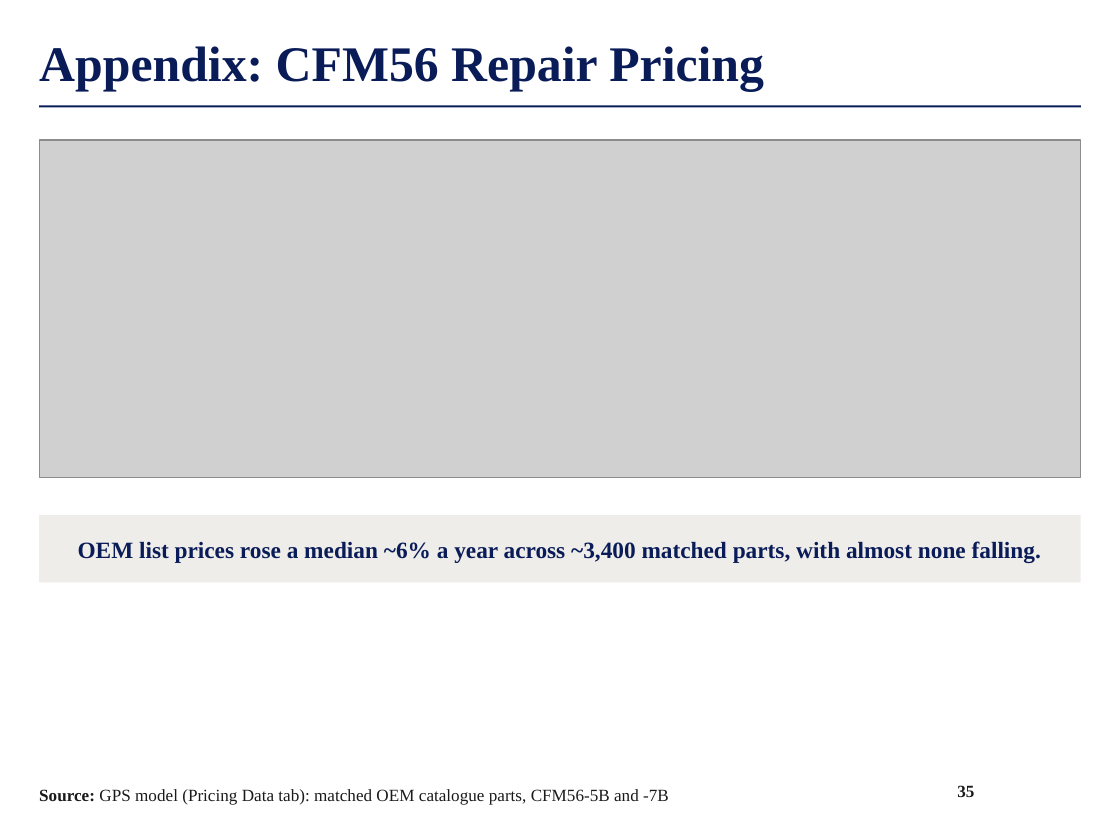
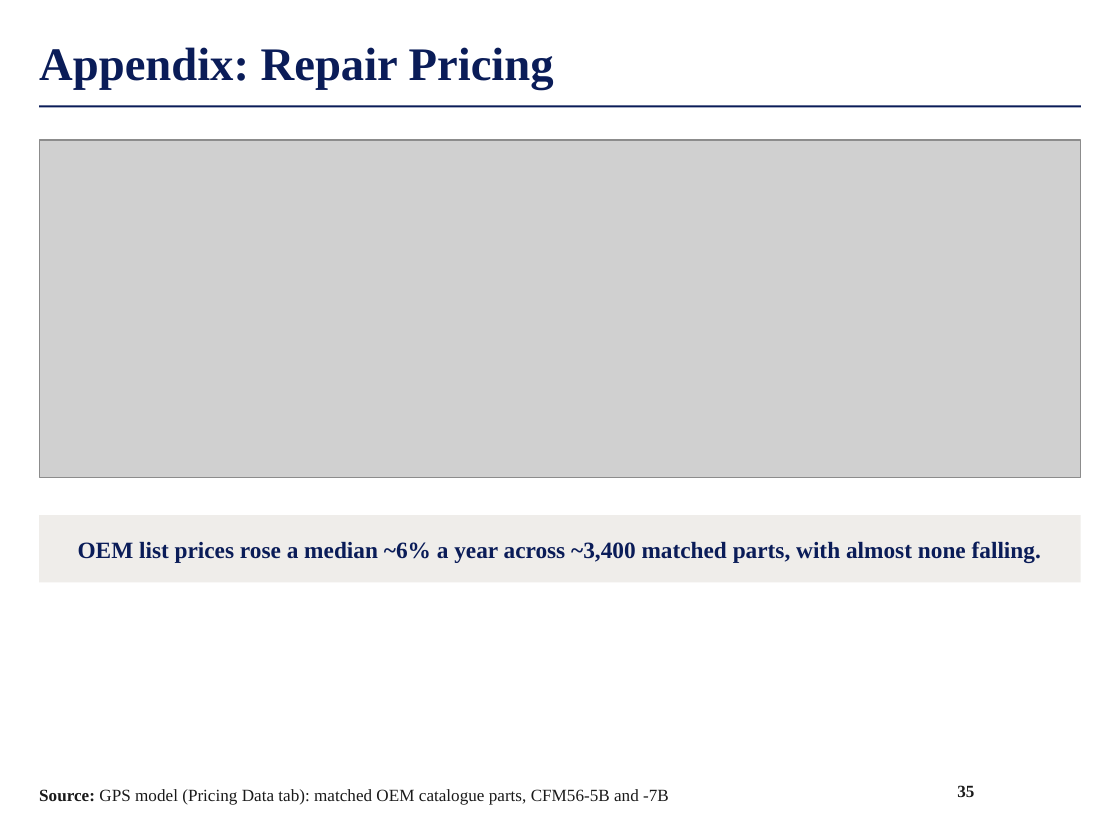
Before and after one commit to maxlsmls-dot/SPOT, a slide deck: slide 35 of deck/FTAI_Long_Pitch.pptx. Drawn at 1120x840 pixels with LibreOffice and Linux fonts; fonts in the diff are those of the drawing; grey boxes stand for pictures; background and template pictures are left out. Boxes give left, top, right and bottom in pixels: in the first picture for what was removed or moved away, otherwise in the second. Text is boxed around its words. In the diff, an @@ line names an element or a change of style, - is before the commit and + after.

```diff
--- a/deck/FTAI_Long_Pitch.pptx
+++ b/deck/FTAI_Long_Pitch.pptx
@@ title at (x1=39, y1=47, x2=554, y2=90): text changed; size 32 to 30 pt @@
-Appendix: CFM56 Repair Pricing
+Appendix: Repair Pricing
```
Also in this commit, not shown: 34 other slides changed, 2 other files.
